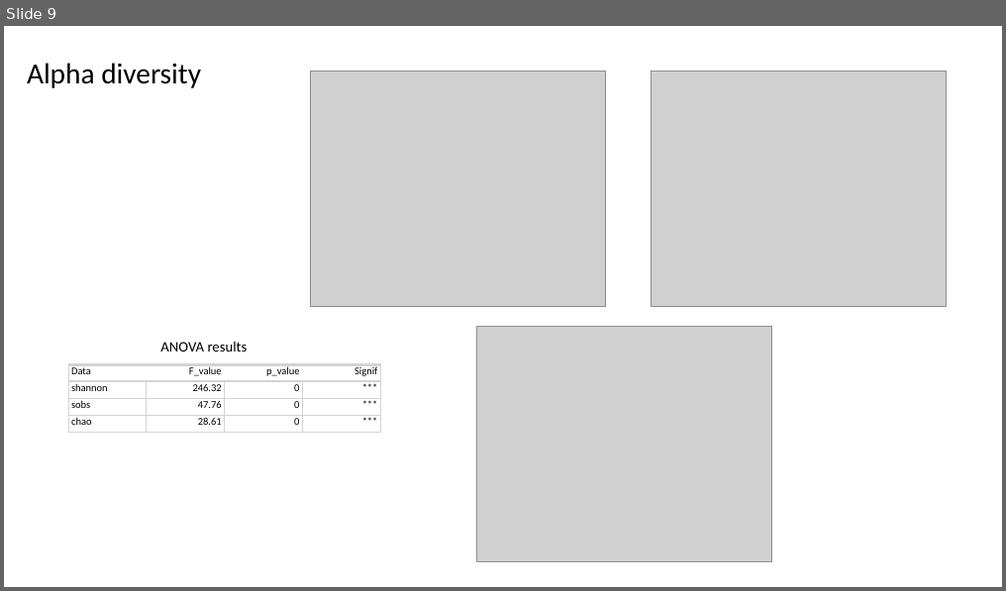
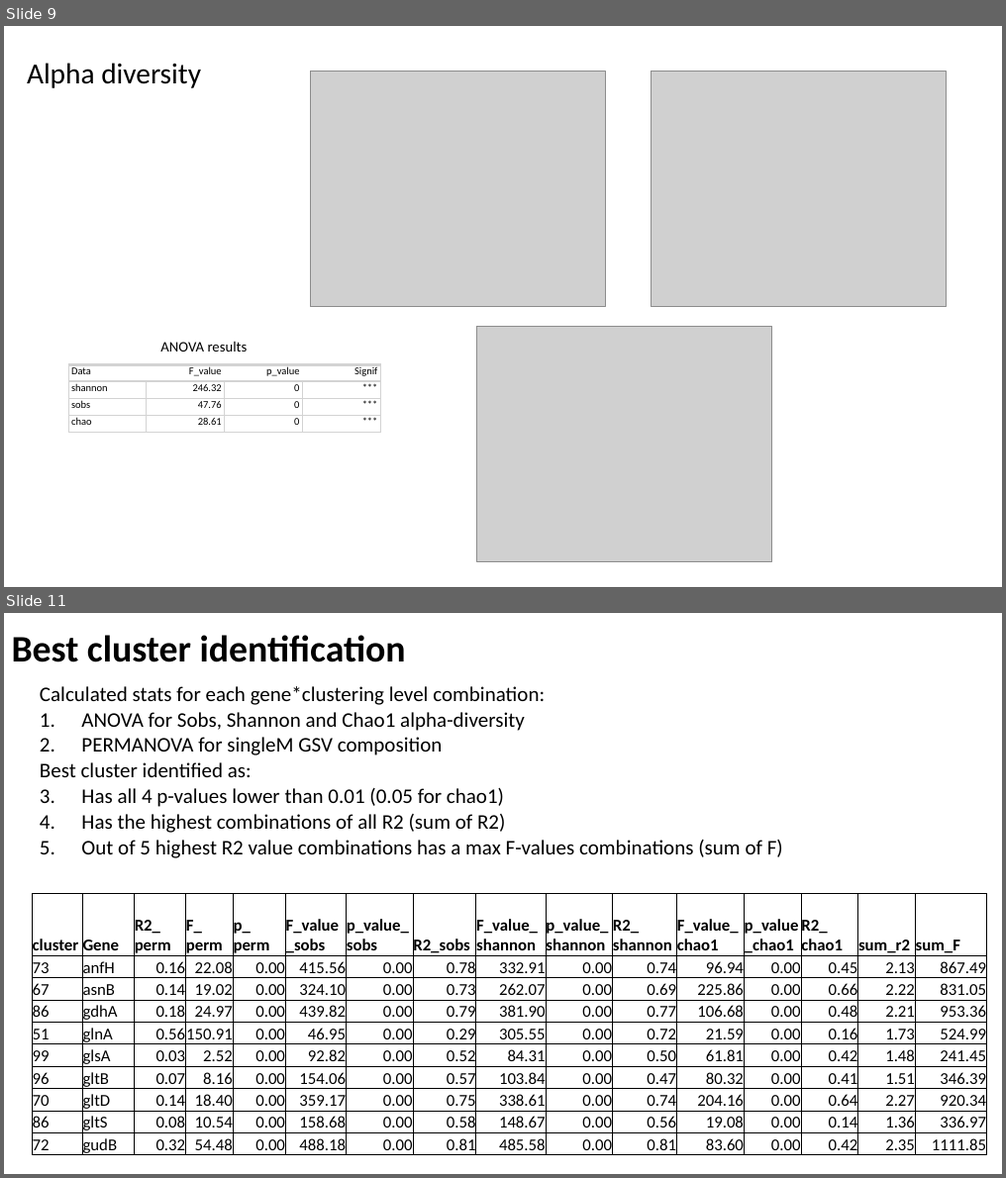
Before and after one commit to oshopina/HF_nitrogen, a slide deck: Nitrogen_paper.pptx. Shown one above the other, each under a label of ours: slide 9 before the commit, slides 9 and 11 after it; the slides between them are not shown. The pictures are 1006x591 and 1006x1178 pixels, drawn with LibreOffice and Linux fonts; fonts in the diff are those of the drawing; grey boxes stand for pictures. Boxes give left, top, right and bottom in pixels: in the first picture for what was removed or moved away, otherwise in the second. Text is boxed around its words. In the diff, an @@ line names an element or a change of style, - is before the commit and + after.

Commit message:
Olga added script for best clustering level identification

```diff
--- a/Nitrogen_paper.pptx
+++ b/Nitrogen_paper.pptx
@@ slide 11 added at box(4, 613, 1002, 1174), background #FFFFFF @@
@@ title added at box(12, 635, 406, 663), 36 pt, text #000000, bold @@
+Best cluster identification
@@ text added at box(40, 686, 783, 859), 20 pt, text #000000 @@
+Calculated stats for each gene*clustering level combination:
+1. ANOVA for Sobs, Shannon and Chao1 alpha-diversity
+2. PERMANOVA for singleM GSV composition
+Best cluster identified as:
+1. Has all 4 p-values lower than 0.01 (0.05 for chao1)
+2. Has the highest combinations of all R2 (sum of R2)
+3. Out of 5 highest R2 value combinations has a max F-values combinations (sum of F)
@@ table added at box(33, 894, 986, 1158), 10 rows, 16 columns @@
+cluster | Gene | R2_ / perm | F_ / perm | p_ / perm | F_value_sobs | p_value_sobs | R2_sobs | F_value_ / shannon | p_value_ / shannon | R2_ / shannon | F_value_chao1 | p_value_chao1 | R2_ / chao1 | sum_r2 | sum_F
+73 | anfH | 0.16 | 22.08 | 0.00 | 415.56 | 0.00 | 0.78 | 332.91 | 0.00 | 0.74 | 96.94 | 0.00 | 0.45 | 2.13 | 867.49
+67 | asnB | 0.14 | 19.02 | 0.00 | 324.10 | 0.00 | 0.73 | 262.07 | 0.00 | 0.69 | 225.86 | 0.00 | 0.66 | 2.22 | 831.05
+86 | gdhA | 0.18 | 24.97 | 0.00 | 439.82 | 0.00 | 0.79 | 381.90 | 0.00 | 0.77 | 106.68 | 0.00 | 0.48 | 2.21 | 953.36
+51 | glnA | 0.56 | 150.91 | 0.00 | 46.95 | 0.00 | 0.29 | 305.55 | 0.00 | 0.72 | 21.59 | 0.00 | 0.16 | 1.73 | 524.99
+99 | glsA | 0.03 | 2.52 | 0.00 | 92.82 | 0.00 | 0.52 | 84.31 | 0.00 | 0.50 | 61.81 | 0.00 | 0.42 | 1.48 | 241.45
+96 | gltB | 0.07 | 8.16 | 0.00 | 154.06 | 0.00 | 0.57 | 103.84 | 0.00 | 0.47 | 80.32 | 0.00 | 0.41 | 1.51 | 346.39
+70 | gltD | 0.14 | 18.40 | 0.00 | 359.17 | 0.00 | 0.75 | 338.61 | 0.00 | 0.74 | 204.16 | 0.00 | 0.64 | 2.27 | 920.34
+86 | gltS | 0.08 | 10.54 | 0.00 | 158.68 | 0.00 | 0.58 | 148.67 | 0.00 | 0.56 | 19.08 | 0.00 | 0.14 | 1.36 | 336.97
+72 | gudB | 0.32 | 54.48 | 0.00 | 488.18 | 0.00 | 0.81 | 485.58 | 0.00 | 0.81 | 83.60 | 0.00 | 0.42 | 2.35 | 1111.85
```
Also in this commit, not shown: 1 other slide added, 3 other files.
